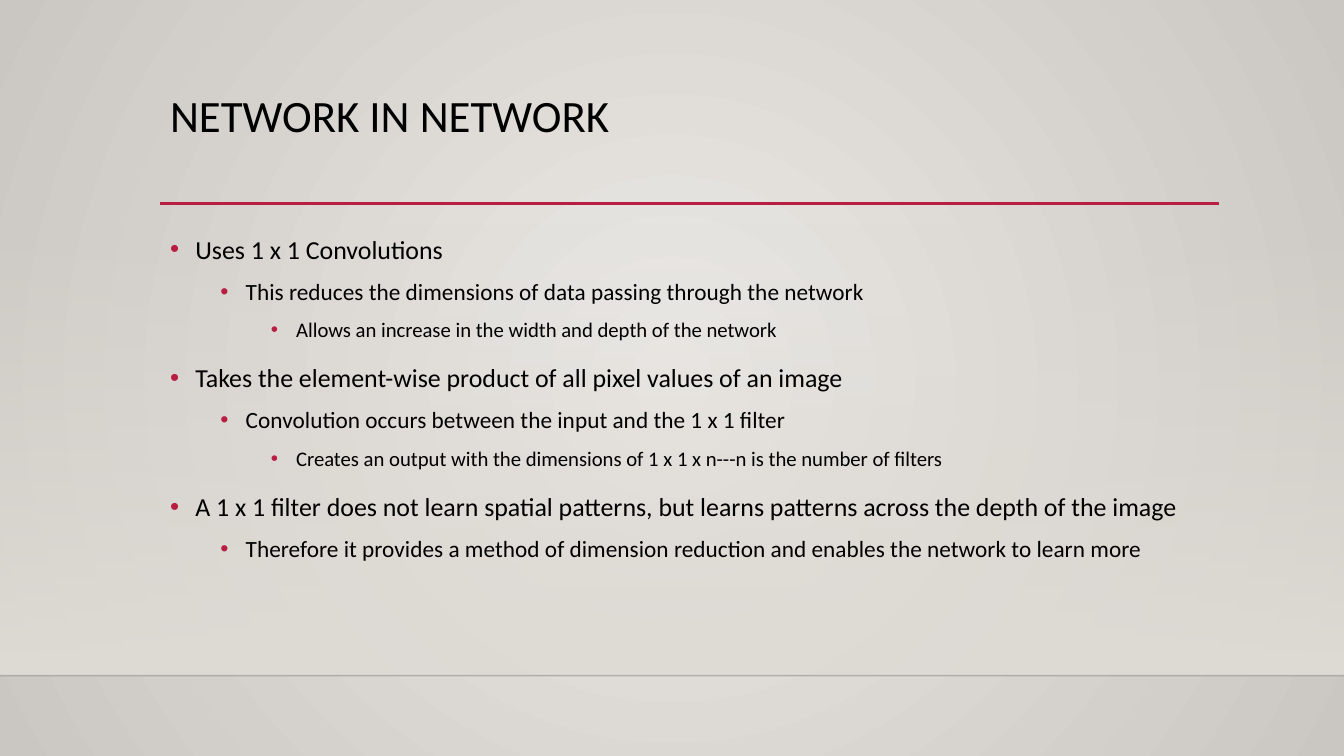
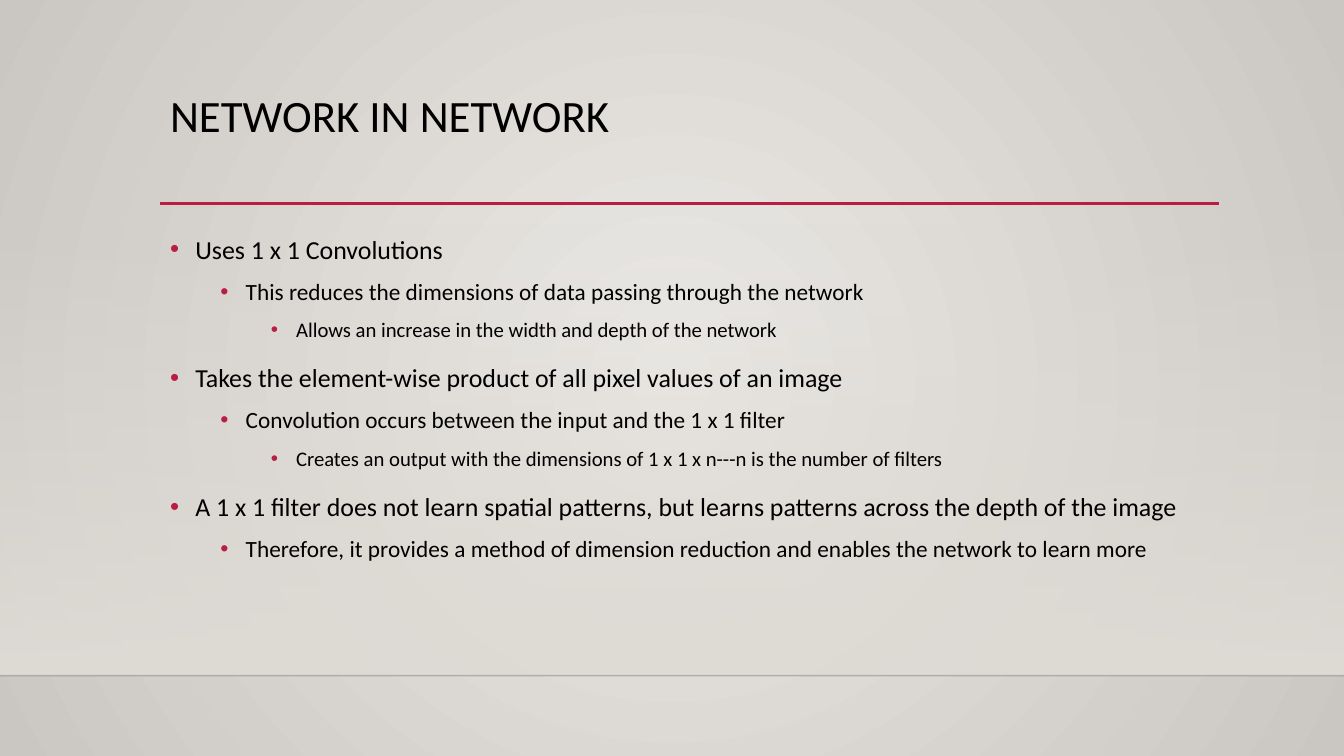
Before and after one commit to btully12/CS430-Class-Notebooks, a slide deck: slide 3 of Final_Individual_Presentation/Presentation1.pptx. Drawn at 1344x756 pixels with LibreOffice and Linux fonts; fonts in the diff are those of the drawing; background and template pictures are left out. Boxes give left, top, right and bottom in pixels: in the first picture for what was removed or moved away, otherwise in the second. Text is boxed around its words. In the diff, an @@ line names an element or a change of style, - is before the commit and + after.

```diff
--- a/Final_Individual_Presentation/Presentation1.pptx
+++ b/Final_Individual_Presentation/Presentation1.pptx
@@ text at (246,541,1146,561): text changed @@
-  • Therefore it provides a method of dimension reduction and enables the network to learn more
+  • Therefore, it provides a method of dimension reduction and enables the network to learn more
```
Also in this commit, not shown: 2 other slides changed.
